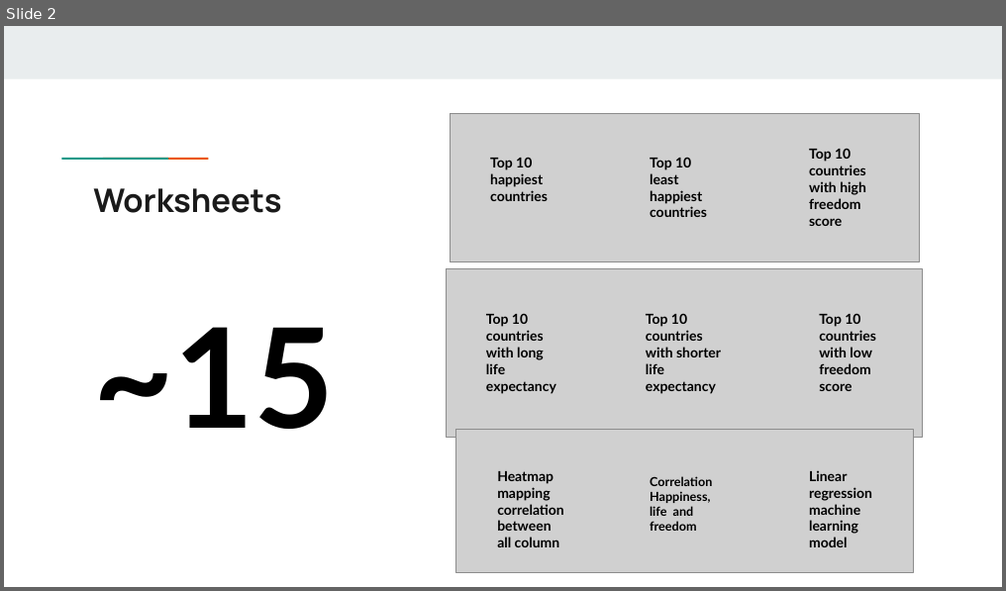
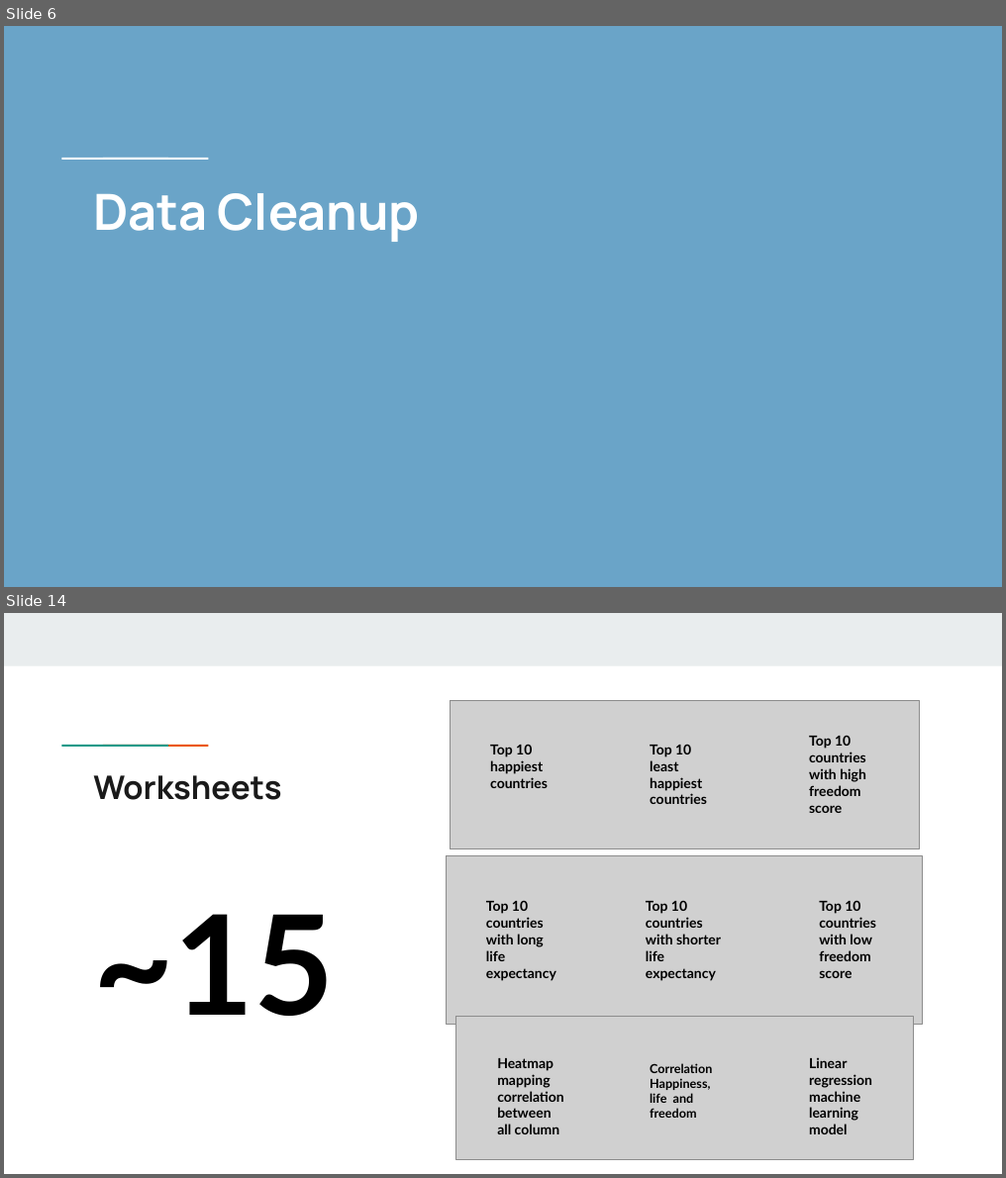
Before and after one commit to GloriaY007/Final-Group-Project-, a slide deck: Resources/Can we predict happiness.pptx. Shown one above the other, each under a label of ours: slide 2 before the commit, slides 6 and 14 after it; the slides between them are not shown. The pictures are 1006x591 and 1006x1178 pixels, drawn with LibreOffice and Linux fonts; fonts in the diff are those of the drawing; grey boxes stand for pictures. Boxes give left, top, right and bottom in pixels: in the first picture for what was removed or moved away, otherwise in the second. Text is boxed around its words. In the diff, an @@ line names an element or a change of style, - is before the commit and + after.

```diff
--- a/Resources/Can we predict happiness.pptx
+++ b/Resources/Can we predict happiness.pptx
@@ slide 6 added at (4,26,1002,587), background #6AA4C8 @@
@@ rectangle added at (95,156,136,161), fill #FFFFFF @@
@@ rectangle added at (135,156,175,161), fill #FFFFFF @@
@@ title added at (93,193,420,242), 36 pt, text #FFFFFF, bold @@
+Data Cleanup
@@ what was slide 2 is now slide 14 @@
```
Also in this commit, not shown: 1 slide changed, 13 other slides added.
